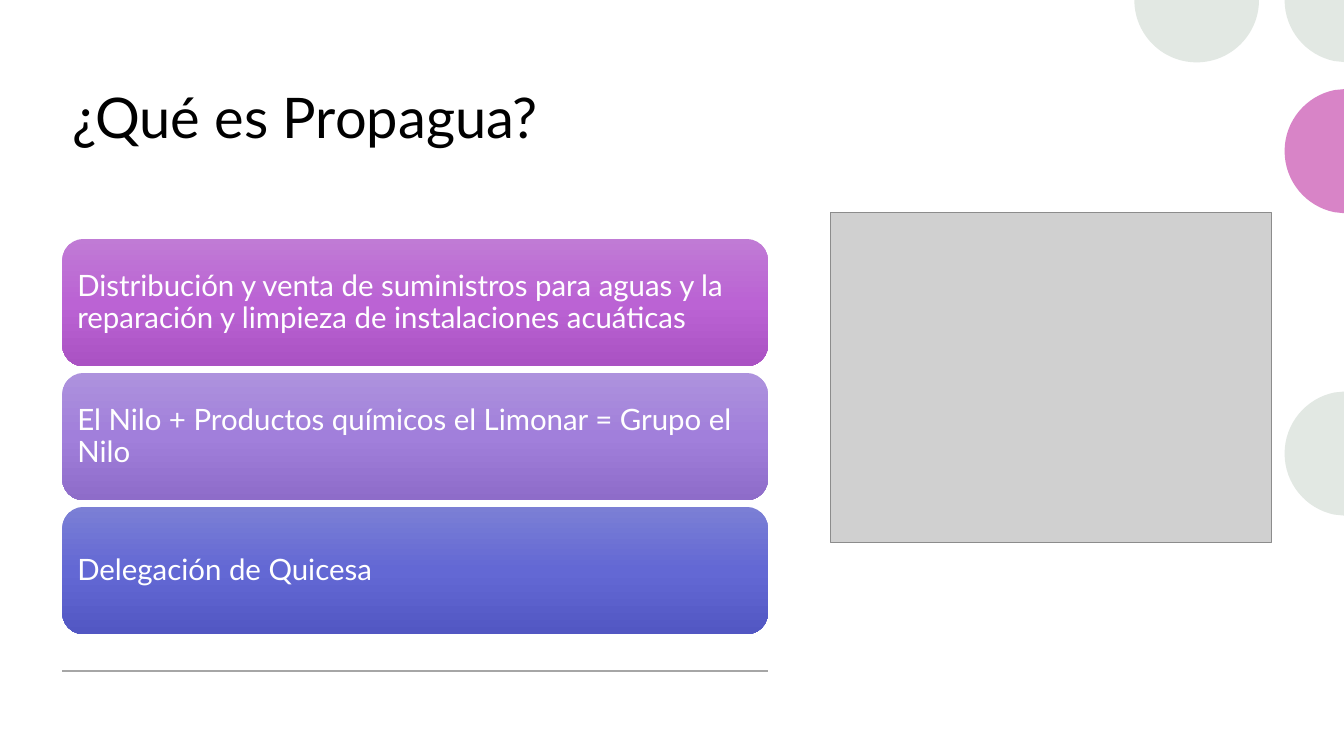
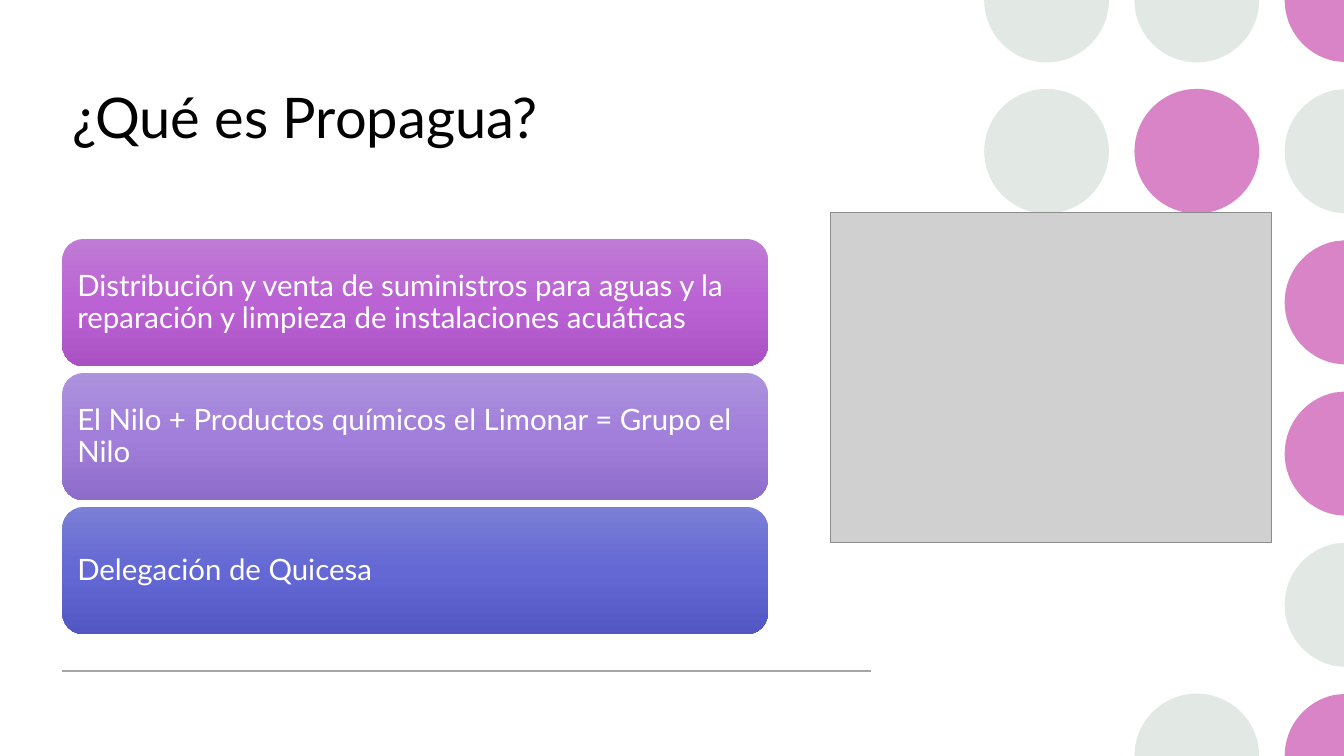
Before and after one commit to fmurciag/Ingenieria-Informatica-UA, a slide deck: slide 3 of cuatris/4/iape/Descubrimiento de la empresa.pptx. Drawn at 1344x756 pixels with LibreOffice and Linux fonts; fonts in the diff are those of the drawing; grey boxes stand for pictures. Boxes give left, top, right and bottom in pixels: in the first picture for what was removed or moved away, otherwise in the second. Text is boxed around its words. In the diff, an @@ line names an element or a change of style, - is before the commit and + after.

```diff
--- a/cuatris/4/iape/Descubrimiento de la empresa.pptx
+++ b/cuatris/4/iape/Descubrimiento de la empresa.pptx
@@ rectangle removed at <box>0,0,1344,756</box> @@
@@ freeform shape removed at <box>1285,0,1344,63</box> @@
@@ ellipse added at <box>984,89,1109,214</box>, fill #E2E8E3 @@
@@ ellipse added at <box>1134,89,1259,214</box>, fill #D884C7 @@
@@ freeform shape removed at <box>1285,89,1344,213</box> @@
@@ freeform shape removed at <box>1285,391,1344,515</box> @@
@@ line added from (63, 671) to (871, 671), #A6A6A6 1 pt @@
```
Also in this commit, not shown: 7 other slides changed, 2 slides added, 1 slide removed, 4 other files.
